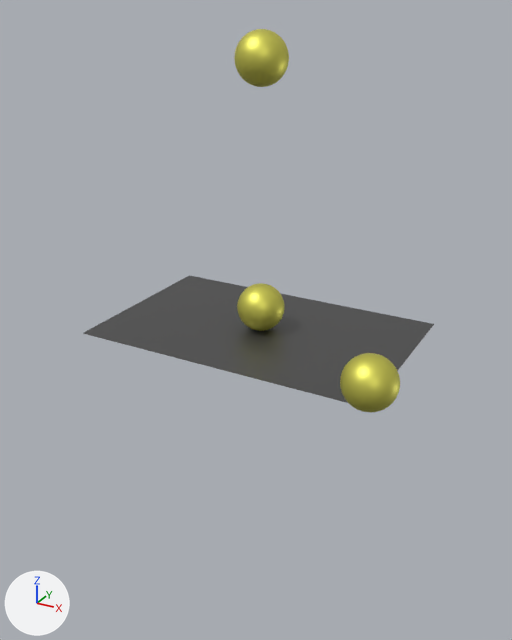
Two versions of the Blender file testZone.blend, one commit apart.
Before and after are seen from a camera (50 mm lens) standing at (2.41, -4.46, 4.54) and looking at (0.01, -0.1, 2.35). The lights are fixed; the arrows at lower left show +X, +Y and +Z.
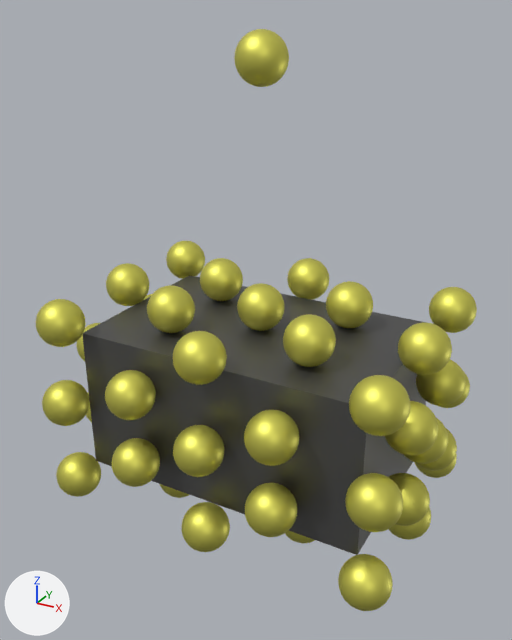
What differs and where, as boxes [x1, y1, x2, y2] in the pictures (512 x 640 px):
'Plane', reshaped (118% taller): before [83, 275, 434, 403]; after [82, 275, 427, 555]
'Sphere.001', moved: before [237, 283, 285, 331]; after [36, 299, 85, 347]
'Sphere.014', added (yellow): after [349, 375, 410, 436]
'Sphere.038', added (yellow): after [345, 473, 403, 532]
'Sphere.032', added (yellow): after [244, 410, 299, 466]
'Sphere.027', added (yellow): after [338, 554, 393, 611]
'Sphere.046', added (yellow): after [173, 331, 227, 385]
'Sphere.008', added (yellow): after [245, 483, 297, 537]
'Sphere.016', added (yellow): after [398, 322, 452, 375]
'Sphere.026', added (yellow): after [283, 314, 336, 367]
'Sphere.049', added (yellow): after [173, 425, 224, 477]
'Sphere.037', added (yellow): after [105, 370, 156, 420]
'Sphere.034', added (yellow): after [182, 502, 230, 552]
'Sphere.003', added (yellow): after [112, 438, 160, 487]
'Sphere.019', added (yellow): after [147, 285, 195, 333]
'Sphere.025', added (yellow): after [385, 401, 438, 456]
'Sphere.010', added (yellow): after [326, 281, 373, 328]
'Sphere.020', added (yellow): after [42, 380, 90, 426]
'Sphere.039', added (yellow): after [429, 287, 477, 333]
'Sphere.047', added (yellow): after [56, 452, 101, 497]
'Sphere.018', added (yellow): after [416, 360, 466, 406]
'Sphere.006', added (yellow): after [200, 258, 243, 301]
'Sphere.022', added (yellow): after [106, 263, 149, 306]
'Sphere.048', added (yellow): after [287, 258, 329, 300]
'Sphere.015', added (yellow): after [389, 473, 430, 526]
'Sphere.033', added (yellow): after [166, 241, 205, 279]
'Sphere.021', added (yellow): after [404, 418, 448, 464]
'Sphere.035', added (yellow): after [389, 507, 431, 540]
'Sphere.007', added (yellow): after [417, 429, 457, 471]
'Sphere.005', added: after [415, 455, 457, 478]
'Sphere.050', added: after [439, 371, 470, 408]
'Sphere.036', added: after [285, 530, 315, 543]
'Sphere.013', added: after [76, 323, 100, 361]
'Sphere.031', added: after [160, 484, 189, 498]
'Sphere.024', added: after [86, 392, 92, 422]
part 1 of me_plane, added: after [82, 275, 427, 555]
'Sphere.002', unchanged, covered by the edit: before [340, 353, 400, 412]
'Sphere.012', unchanged, uncovered by the edit: after [237, 283, 285, 331]

Edits to the bpy script that builds the scene:
```text
Change me_plane:
    remove me_plane.from_pydata(...)  # 5 vertices, 4 faces; spans x -1.17..1.17, y -0.74..0.74, z 2.24
    add me_plane.from_pydata(...)  # 50 vertices, 96 faces; spans x -1.17..1.17, y -0.74..0.74, z 1.07..2.24
    me_plane part 1: 45 vertices added at x -1.17..1.17, y -0.74..0.74, z 1.07..2.24
Change ob_sphere_001:
    ob_sphere_001.location: (0.0, 0.0, 2.424) -> (-1.271, -0.846, 2.346)
Add ob_sphere_050:
    ob_sphere_050 = bpy.data.objects.new('Sphere.050', me_sphere)
    ob_sphere_050.location = (1.295, 0.87, 1.653)
Add ob_sphere_049:
    ob_sphere_049 = bpy.data.objects.new('Sphere.049', me_sphere)
    ob_sphere_049.location = (0.0, -0.924, 1.653)
Add ob_sphere_048:
    ob_sphere_048 = bpy.data.objects.new('Sphere.048', me_sphere)
    ob_sphere_048.location = (0.0, 0.87, 2.37)
Add ob_sphere_047:
    ob_sphere_047 = bpy.data.objects.new('Sphere.047', me_sphere)
    ob_sphere_047.location = (-1.271, -0.846, 0.96)
Add ob_sphere_046:
    ob_sphere_046 = bpy.data.objects.new('Sphere.046', me_sphere)
    ob_sphere_046.location = (0.0, -0.87, 2.37)
Add ob_sphere_039:
    ob_sphere_039 = bpy.data.objects.new('Sphere.039', me_sphere)
    ob_sphere_039.location = (1.271, 0.846, 2.346)
Add ob_sphere_038:
    ob_sphere_038 = bpy.data.objects.new('Sphere.038', me_sphere)
    ob_sphere_038.location = (1.295, -0.87, 1.653)
Add ob_sphere_037:
    ob_sphere_037 = bpy.data.objects.new('Sphere.037', me_sphere)
    ob_sphere_037.location = (-0.583, -0.924, 1.947)
Add ob_sphere_036:
    ob_sphere_036 = bpy.data.objects.new('Sphere.036', me_sphere)
    ob_sphere_036.location = (0.583, -0.371, 0.883)
Add ob_sphere_035:
    ob_sphere_035 = bpy.data.objects.new('Sphere.035', me_sphere)
    ob_sphere_035.location = (1.295, 0.0, 0.936)
Add ob_sphere_034:
    ob_sphere_034 = bpy.data.objects.new('Sphere.034', me_sphere)
    ob_sphere_034.location = (0.0, -0.87, 0.936)
Add ob_sphere_033:
    ob_sphere_033 = bpy.data.objects.new('Sphere.033', me_sphere)
    ob_sphere_033.location = (-1.271, 0.846, 2.346)
Add ob_sphere_032:
    ob_sphere_032 = bpy.data.objects.new('Sphere.032', me_sphere)
    ob_sphere_032.location = (0.583, -0.924, 1.947)
Add ob_sphere_031:
    ob_sphere_031 = bpy.data.objects.new('Sphere.031', me_sphere)
    ob_sphere_031.location = (-0.583, -0.371, 0.883)
Add ob_sphere_027:
    ob_sphere_027 = bpy.data.objects.new('Sphere.027', me_sphere)
    ob_sphere_027.location = (1.271, -0.846, 0.96)
Add ob_sphere_026:
    ob_sphere_026 = bpy.data.objects.new('Sphere.026', me_sphere)
    ob_sphere_026.location = (0.583, -0.371, 2.424)
Add ob_sphere_025:
    ob_sphere_025 = bpy.data.objects.new('Sphere.025', me_sphere)
    ob_sphere_025.location = (1.348, -0.371, 1.947)
Add ob_sphere_024:
    ob_sphere_024 = bpy.data.objects.new('Sphere.024', me_sphere)
    ob_sphere_024.location = (-1.348, -0.371, 1.359)
Add ob_sphere_022:
    ob_sphere_022 = bpy.data.objects.new('Sphere.022', me_sphere)
    ob_sphere_022.location = (-1.295, 0.0, 2.37)
Add ob_sphere_021:
    ob_sphere_021 = bpy.data.objects.new('Sphere.021', me_sphere)
    ob_sphere_021.location = (1.348, 0.0, 1.653)
Add ob_sphere_020:
    ob_sphere_020 = bpy.data.objects.new('Sphere.020', me_sphere)
    ob_sphere_020.location = (-1.295, -0.87, 1.653)
Add ob_sphere_019:
    ob_sphere_019 = bpy.data.objects.new('Sphere.019', me_sphere)
    ob_sphere_019.location = (-0.583, -0.371, 2.424)
Add ob_sphere_018:
    ob_sphere_018 = bpy.data.objects.new('Sphere.018', me_sphere)
    ob_sphere_018.location = (1.348, 0.371, 1.947)
Add ob_sphere_016:
    ob_sphere_016 = bpy.data.objects.new('Sphere.016', me_sphere)
    ob_sphere_016.location = (1.295, 0.0, 2.37)
Add ob_sphere_015:
    ob_sphere_015 = bpy.data.objects.new('Sphere.015', me_sphere)
    ob_sphere_015.location = (1.348, -0.371, 1.359)
Add ob_sphere_014:
    ob_sphere_014 = bpy.data.objects.new('Sphere.014', me_sphere)
    ob_sphere_014.location = (1.271, -0.846, 2.346)
Add ob_sphere_013:
    ob_sphere_013 = bpy.data.objects.new('Sphere.013', me_sphere)
    ob_sphere_013.location = (-1.348, -0.371, 1.947)
Add ob_sphere_010:
    ob_sphere_010 = bpy.data.objects.new('Sphere.010', me_sphere)
    ob_sphere_010.location = (0.583, 0.371, 2.424)
Add ob_sphere_008:
    ob_sphere_008 = bpy.data.objects.new('Sphere.008', me_sphere)
    ob_sphere_008.location = (0.583, -0.924, 1.359)
Add ob_sphere_007:
    ob_sphere_007 = bpy.data.objects.new('Sphere.007', me_sphere)
    ob_sphere_007.location = (1.348, 0.371, 1.359)
Add ob_sphere_006:
    ob_sphere_006 = bpy.data.objects.new('Sphere.006', me_sphere)
    ob_sphere_006.location = (-0.583, 0.371, 2.424)
Add ob_sphere_005:
    ob_sphere_005 = bpy.data.objects.new('Sphere.005', me_sphere)
    ob_sphere_005.location = (1.271, 0.846, 0.96)
Add ob_sphere_003:
    ob_sphere_003 = bpy.data.objects.new('Sphere.003', me_sphere)
    ob_sphere_003.location = (-0.583, -0.924, 1.359)
```
